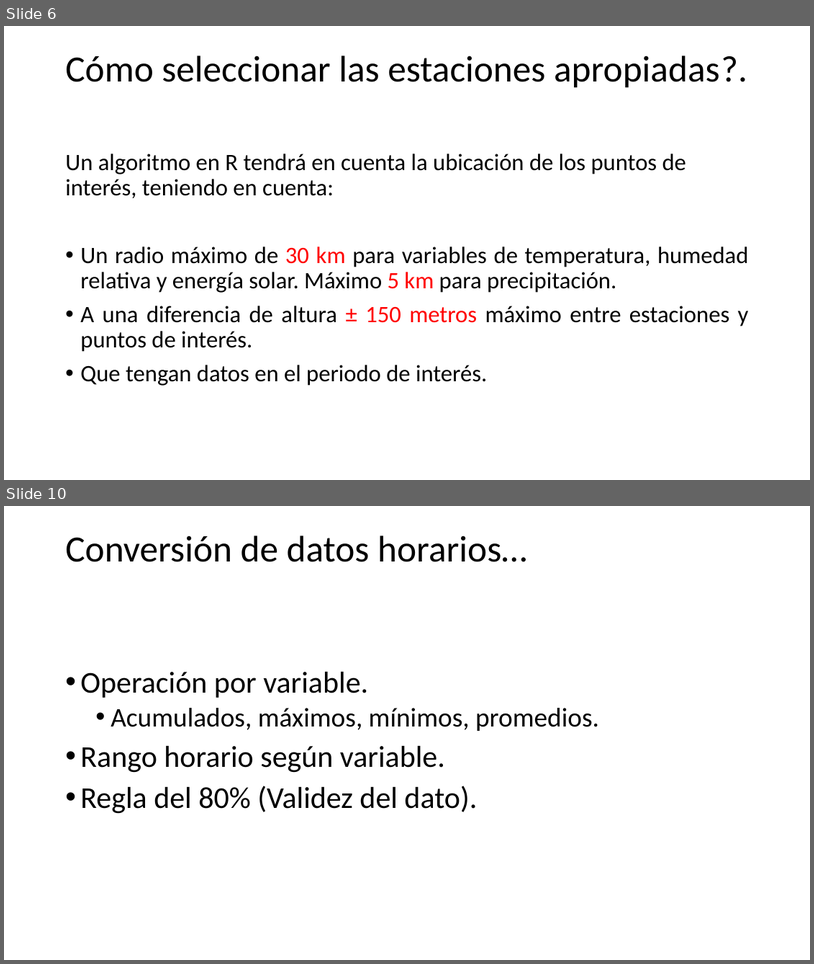
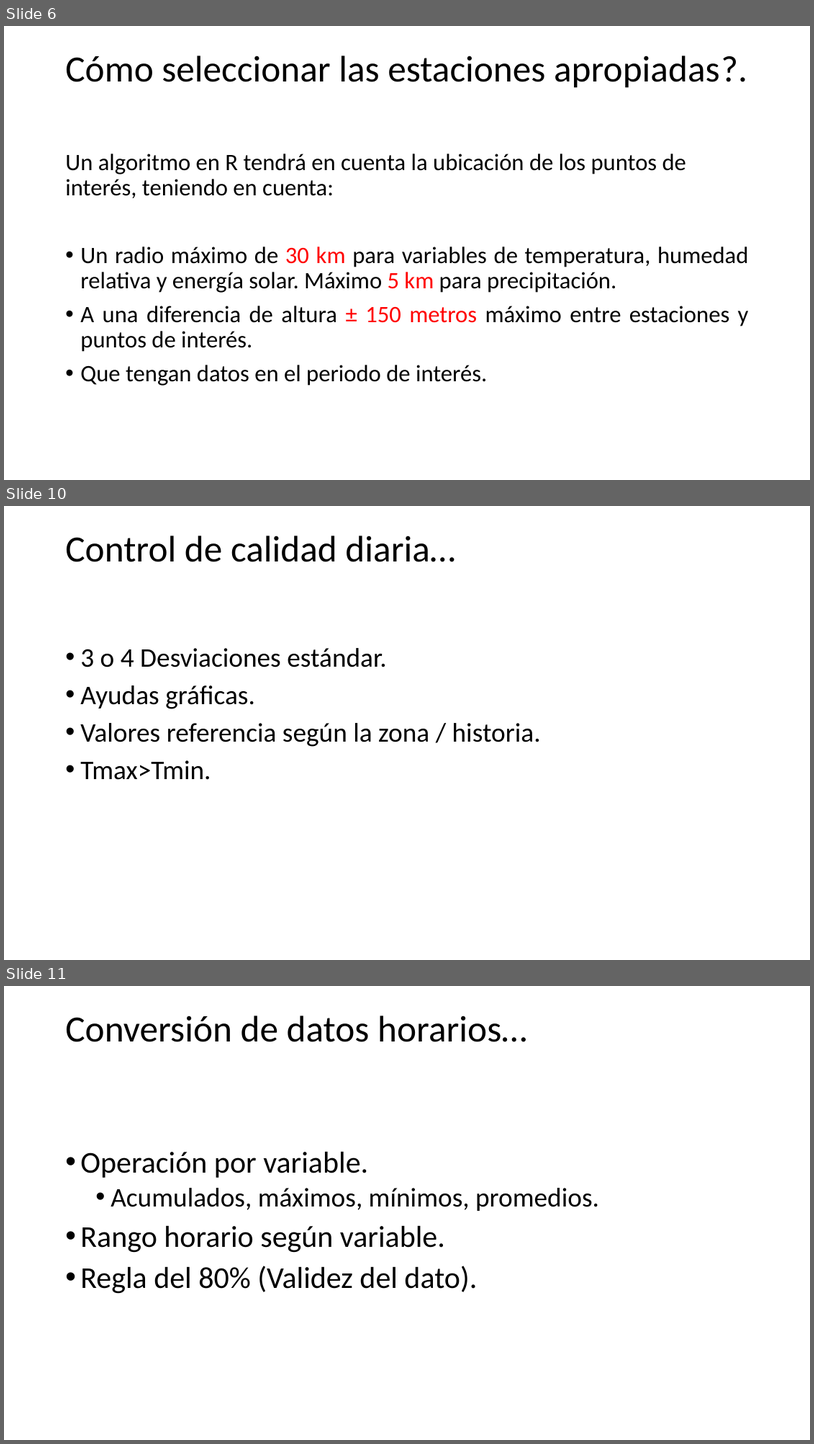
Before and after one commit to victor1130/Scripts_Clima, a slide deck: Tratamiento de datos climáticos.pptx. Shown one above the other, each under a label of ours: slides 6 and 10 before the commit, slides 6, 10 and 11 after it; the slides between them are not shown. The pictures are 814x964 and 814x1444 pixels, drawn with LibreOffice and Linux fonts; fonts in the diff are those of the drawing. Boxes give left, top, right and bottom in pixels: in the first picture for what was removed or moved away, otherwise in the second. Text is boxed around its words. In the diff, an @@ line names an element or a change of style, - is before the commit and + after.

```diff
--- a/Tratamiento de datos climáticos.pptx
+++ b/Tratamiento de datos climáticos.pptx
@@ slide 10 added at box(4, 506, 810, 960), background #FFFFFF @@
@@ title added at box(65, 536, 455, 562), 44 pt, text #000000 @@
+Control de calidad diaria…
@@ text added at box(80, 648, 541, 780), 32 pt, text #000000 @@
+• 3 o 4 Desviaciones estándar.
+• Ayudas gráficas.
+• Valores referencia según la zona / historia.
+• Tmax>Tmin.
@@ what was slide 10 is now slide 11 @@
```
Also in this commit, not shown: 12 slides changed, 2 other slides added, 1 slide removed, 3 other files.
